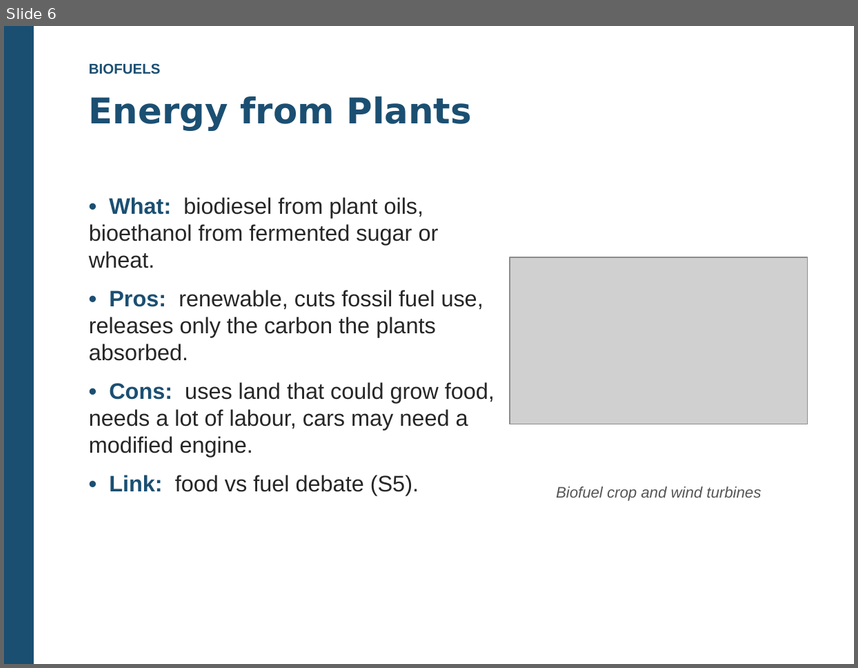
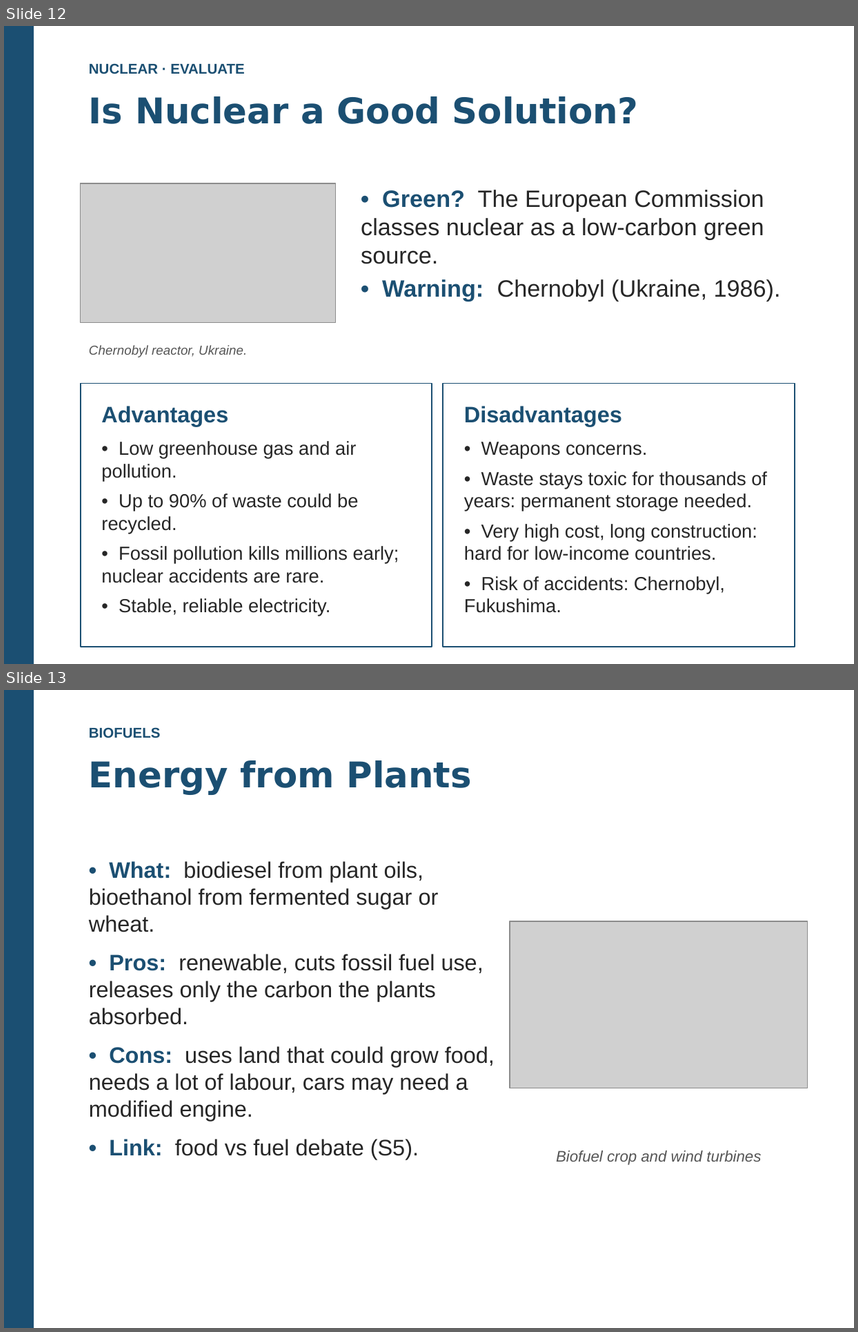
Before and after one commit to kalzei/seeh, a slide deck: materials/s6/geo/10.EN_Geo_NaturalResources_L10_ComparingEnergy.pptx. Shown one above the other, each under a label of ours: slide 6 before the commit, slides 12 and 13 after it. The pictures are 858x668 and 858x1332 pixels, drawn with LibreOffice and Linux fonts; fonts in the diff are those of the drawing; grey boxes stand for pictures. Boxes give left, top, right and bottom in pixels: in the first picture for what was removed or moved away, otherwise in the second. Text is boxed around its words. In the diff, an @@ line names an element or a change of style, - is before the commit and + after.

```diff
--- a/materials/s6/geo/10.EN_Geo_NaturalResources_L10_ComparingEnergy.pptx
+++ b/materials/s6/geo/10.EN_Geo_NaturalResources_L10_ComparingEnergy.pptx
@@ slide 12 added at (4, 26, 854, 664), background #FFFFFF @@
@@ rectangle added at (4, 26, 34, 664), fill #1B4F72 @@
@@ text added at (89, 63, 244, 74), 12 pt, text #1B4F72, bold @@
+NUCLEAR · EVALUATE
@@ text added at (89, 96, 639, 124), 30 pt, text #1B4F72, bold @@
+Is Nuclear a Good Solution?
@@ picture added at (81, 183, 335, 323) @@
@@ text added at (361, 190, 781, 301), 20 pt, text #262626 @@
+• Green? The European Commission classes nuclear as a low-carbon green source.
+• Warning: Chernobyl (Ukraine, 1986).
@@ text added at (89, 345, 247, 357), 11 pt, text #555555, italic @@
+Chernobyl reactor, Ukraine.
@@ rectangle added at (81, 383, 432, 646), fill #FFFFFF, outline #1B4F72 1 pt @@
@@ rectangle added at (444, 383, 795, 646), fill #FFFFFF, outline #1B4F72 1 pt @@
@@ text added at (101, 405, 399, 616), 16 pt, text #262626 @@
+Advantages
+• Low greenhouse gas and air pollution.
+• Up to 90% of waste could be recycled.
+• Fossil pollution kills millions early; nuclear accidents are rare.
+• Stable, reliable electricity.
@@ text added at (464, 405, 767, 612), 16 pt, text #262626 @@
+Disadvantages
+• Weapons concerns.
+• Waste stays toxic for thousands of years: permanent storage needed.
+• Very high cost, long construction: hard for low-income countries.
+• Risk of accidents: Chernobyl, Fukushima.
@@ what was slide 6 is now slide 13 @@
```
Also in this commit, not shown: 19 other slides added, 1 other file.
